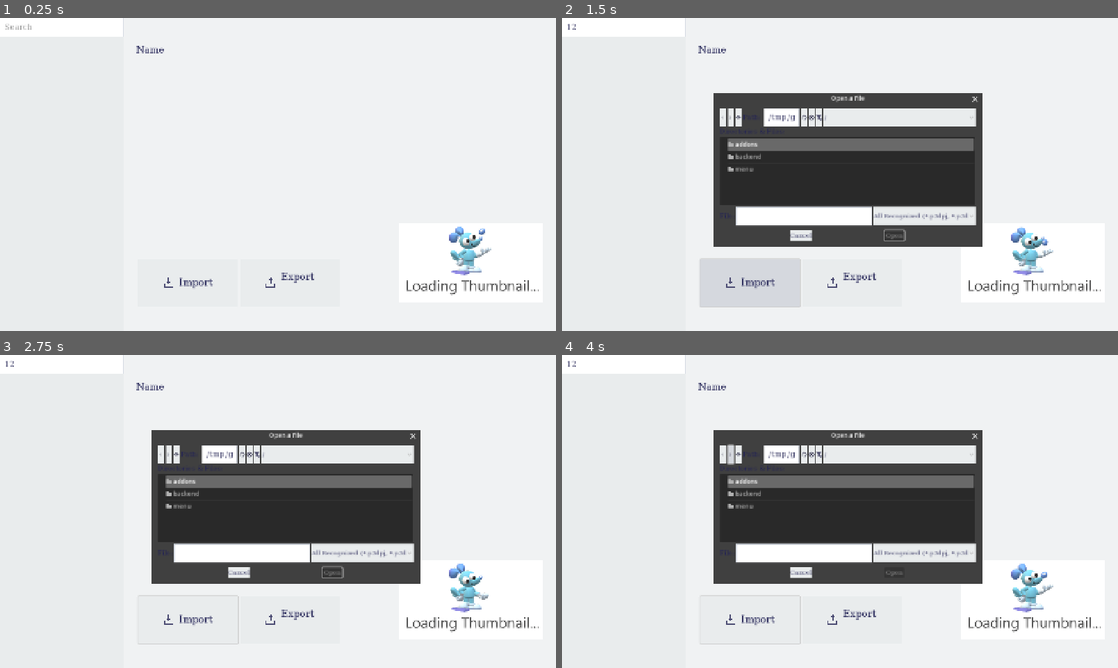
Above: before the commit, frames 1-4 (two rows, left to right).
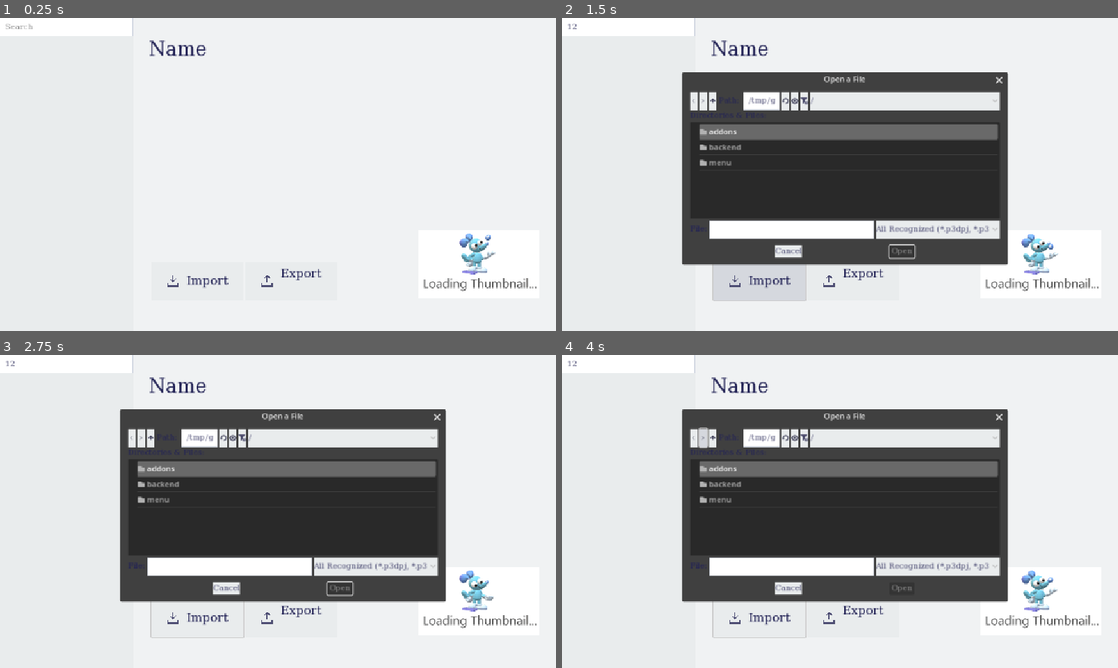
Above: after the commit, the same moments.

Repository: silkycell/Paint-3D-Project-Manager
Game: Godot game, scene res://menu/projects/projects_menu.tscn
Same seed, same stepped clock (60 frames per second), same inputs: the game is played once before the commit and once after it.
Inputs (mouse positions are in pixels of both pictures, inside the frame that each line leads up to; where the layout moved, square brackets give the same spot in the first picture):
- Up to frame 1 (0.25 s): no input
- Up to frame 2 (1.5 s): click (623, 27) at 0.52 s; type "12" at 0.6 s; click (751, 280) at 1.27 s
- Up to frame 3 (2.75 s): click (289, 617) at 2.02 s
- Up to frame 4 (4 s): click (701, 436) [728, 455] at 2.75 s; click (701, 436) [728, 455] at 3.5 s

The runs differ from the first frame. In frame 1, 1.9% of the frame differs, in the area x 1-97%, y 0-89%; in frame 2, 27%, in the area x 1-97%, y 0-93%; in frame 3, 26%; in frame 4, 26%.

Commit message:
resize elements (TBE)

Diff:
--- a/menu/menu_theme.tres
+++ b/menu/menu_theme.tres
@@ -25,6 +25,9 @@
 subpixel_positioning = 0
 
 [sub_resource type="StyleBoxFlat" id="StyleBoxFlat_1s66k"]
+content_margin_left = 10.0
+content_margin_top = 10.0
+content_margin_bottom = 10.0
 bg_color = Color(1, 1, 1, 1)
 border_width_left = 1
 border_width_top = 1
@@ -33,9 +36,9 @@
 border_color = Color(0, 0.392157, 0.713726, 1)
 
 [sub_resource type="StyleBoxFlat" id="StyleBoxFlat_fdbj6"]
-content_margin_left = 11.0
-content_margin_top = 13.0
-content_margin_bottom = 13.0
+content_margin_left = 10.0
+content_margin_top = 10.0
+content_margin_bottom = 10.0
 bg_color = Color(1, 1, 1, 1)
 border_width_left = 1
 border_width_top = 1
@@ -59,11 +62,11 @@
 bg_color = Color(0.360784, 0.364706, 0.364706, 1)
 
 [sub_resource type="StyleBoxFlat" id="StyleBoxFlat_ru6kh"]
-content_margin_left = 10.0
+content_margin_left = 8.0
 bg_color = Color(0.913725, 0.92549, 0.929412, 1)
 
 [sub_resource type="StyleBoxFlat" id="StyleBoxFlat_jt6ag"]
-content_margin_left = 10.0
+content_margin_left = 8.0
 bg_color = Color(0.768851, 0.798469, 0.808314, 1)
 
 [resource]
@@ -79,14 +82,14 @@
 Fonts/fonts/normal = SubResource("SystemFont_fvwaa")
 HeaderLarge/font_sizes/font_size = 24
 Label/colors/font_color = Color(0.133333, 0.133333, 0.333333, 1)
-Label/font_sizes/font_size = 17
+Label/font_sizes/font_size = 16
 Label/fonts/font = SubResource("SystemFont_fvwaa")
 LineEdit/colors/caret_color = Color(0, 0, 0, 1)
 LineEdit/colors/font_color = Color(0.301961, 0.301961, 0.454902, 1)
 LineEdit/colors/font_placeholder_color = Color(0, 0, 0, 0.411765)
 LineEdit/colors/font_selected_color = Color(1, 1, 1, 1)
 LineEdit/colors/selection_color = Color(0, 0.470588, 0.831373, 1)
-LineEdit/font_sizes/font_size = 20
+LineEdit/font_sizes/font_size = 16
 LineEdit/fonts/font = SubResource("SystemFont_jvjep")
 LineEdit/styles/focus = SubResource("StyleBoxFlat_1s66k")
 LineEdit/styles/normal = SubResource("StyleBoxFlat_fdbj6")
--- a/menu/projects/project_button.tscn
+++ b/menu/projects/project_button.tscn
@@ -4,12 +4,12 @@
 [ext_resource type="Texture2D" uid="uid://b4p7o2hqgvb13" path="res://menu/projects/thumbnail_loading.tres" id="2_hjql8"]
 
 [node name="ProjectButton" type="Button" node_paths=PackedStringArray("label", "thumbnail")]
-custom_minimum_size = Vector2(232, 70)
+custom_minimum_size = Vector2(185.6, 56)
 anchors_preset = -1
-anchor_right = 0.201
-anchor_bottom = 0.108
-offset_right = 0.447998
-offset_bottom = 0.0159988
+anchor_right = 0.161
+anchor_bottom = 0.086
+offset_right = 0.527985
+offset_bottom = 0.271999
 theme_type_variation = &"FlatButton"
 clip_text = true
 script = ExtResource("1_ocnbv")
@@ -29,6 +29,7 @@
 offset_bottom = 0.0239944
 grow_horizontal = 2
 grow_vertical = 2
+theme_override_font_sizes/font_size = 15
 text = "wwwwwwwwwwwwwwwwwwwwww"
 horizontal_alignment = 1
 vertical_alignment = 1
--- a/menu/projects/projects_menu.tscn
+++ b/menu/projects/projects_menu.tscn
@@ -37,6 +37,7 @@
 theme_override_constants/separation = 0
 
 [node name="ProjectsList" type="VBoxContainer" parent="HBoxContainer"]
+custom_minimum_size = Vector2(275, 0)
 layout_mode = 2
 theme_override_constants/separation = 0
 
@@ -49,7 +50,6 @@
 
 [node name="ProjectsListContainer" type="ScrollContainer" parent="HBoxContainer/ProjectsList"]
 unique_name_in_owner = true
-custom_minimum_size = Vector2(319, 0)
 layout_mode = 2
 size_flags_vertical = 3
 theme = SubResource("Theme_txxj5")
@@ -79,6 +79,7 @@
 offset_right = -0.186035
 offset_bottom = -0.248001
 theme_type_variation = &"HeaderLarge"
+theme_override_font_sizes/font_size = 40
 text = "Name"
 vertical_alignment = 1
 autowrap_mode = 3
@@ -87,12 +88,12 @@
 [node name="Buttons" type="HBoxContainer" parent="HBoxContainer/ProjectPanel"]
 layout_mode = 1
 anchors_preset = -1
-anchor_top = 0.769
-anchor_right = 0.5
+anchor_top = 0.779
+anchor_right = 0.484
 anchor_bottom = 1.0
 offset_left = 38.0
-offset_top = -0.312042
-offset_right = 0.5
+offset_top = 0.207977
+offset_right = -0.14801
 offset_bottom = -64.0
 
 [node name="ImportButton" type="Button" parent="HBoxContainer/ProjectPanel/Buttons"]
@@ -158,15 +159,89 @@
 horizontal_alignment = 1
 vertical_alignment = 1
 
+[node name="Buttons2" type="HBoxContainer" parent="HBoxContainer/ProjectPanel"]
+layout_mode = 1
+anchors_preset = -1
+anchor_top = 0.779
+anchor_right = 0.484
+anchor_bottom = 1.0
+offset_left = 38.0
+offset_top = 0.207977
+offset_right = -0.14801
+offset_bottom = -64.0
+
+[node name="ImportButton" type="Button" parent="HBoxContainer/ProjectPanel/Buttons2"]
+layout_mode = 2
+size_flags_horizontal = 3
+theme = ExtResource("1_ti7wl")
+script = ExtResource("3_hxtem")
+
+[node name="HBoxContainer" type="HBoxContainer" parent="HBoxContainer/ProjectPanel/Buttons2/ImportButton"]
+layout_mode = 1
+anchors_preset = 15
+anchor_right = 1.0
+anchor_bottom = 1.0
+grow_horizontal = 2
+grow_vertical = 2
+theme_override_constants/separation = 15
+alignment = 1
+
+[node name="Icon" type="TextureRect" parent="HBoxContainer/ProjectPanel/Buttons2/ImportButton/HBoxContainer"]
+custom_minimum_size = Vector2(25, 0)
+layout_mode = 2
+texture = ExtResource("5_b8a6r")
+expand_mode = 1
+stretch_mode = 5
+
+[node name="Label" type="Label" parent="HBoxContainer/ProjectPanel/Buttons2/ImportButton/HBoxContainer"]
+layout_mode = 2
+theme = ExtResource("1_ti7wl")
+theme_override_font_sizes/font_size = 25
+text = "Import"
+horizontal_alignment = 1
+vertical_alignment = 1
+
+[node name="ExportButton" type="Button" parent="HBoxContainer/ProjectPanel/Buttons2"]
+layout_mode = 2
+size_flags_horizontal = 3
+theme = ExtResource("1_ti7wl")
+script = ExtResource("3_ijuv3")
+
+[node name="HBoxContainer" type="HBoxContainer" parent="HBoxContainer/ProjectPanel/Buttons2/ExportButton"]
+layout_mode = 1
+anchors_preset = 15
+anchor_right = 1.0
+anchor_bottom = 1.0
+grow_horizontal = 2
+grow_vertical = 2
+theme_override_constants/separation = 15
+alignment = 1
+
+[node name="Icon" type="TextureRect" parent="HBoxContainer/ProjectPanel/Buttons2/ExportButton/HBoxContainer"]
+custom_minimum_size = Vector2(25, 0)
+layout_mode = 2
+texture = ExtResource("8_e514j")
+expand_mode = 1
+stretch_mode = 5
+
+[node name="Label" type="Label" parent="HBoxContainer/ProjectPanel/Buttons2/ExportButton/HBoxContainer"]
+layout_mode = 2
+theme = ExtResource("1_ti7wl")
+theme_override_font_sizes/font_size = 25
+text = "Export
+"
+horizontal_alignment = 1
+vertical_alignment = 1
+
 [node name="Thumbnail" type="TextureRect" parent="HBoxContainer/ProjectPanel"]
 layout_mode = 1
 anchors_preset = -1
-anchor_left = 0.637
-anchor_top = 0.644
-anchor_right = 1.0
-anchor_bottom = 1.0
-offset_left = 0.240967
-offset_top = -0.312042
+anchor_left = 0.672
+anchor_top = 0.671
+anchor_right = 1.0
+anchor_bottom = 1.0
+offset_left = 0.215942
+offset_top = 0.191986
 offset_right = -35.0
 offset_bottom = -66.0
 grow_horizontal = 2
@@ -250,5 +325,7 @@
 [connection signal="text_changed" from="HBoxContainer/ProjectsList/SearchBar" to="HBoxContainer/ProjectsList/SearchBar" method="_on_text_changed"]
 [connection signal="pressed" from="HBoxContainer/ProjectPanel/Buttons/ImportButton" to="HBoxContainer/ProjectPanel/Buttons/ImportButton" method="_on_pressed"]
 [connection signal="pressed" from="HBoxContainer/ProjectPanel/Buttons/ExportButton" to="HBoxContainer/ProjectPanel/Buttons/ExportButton" method="_on_pressed"]
+[connection signal="pressed" from="HBoxContainer/ProjectPanel/Buttons2/ImportButton" to="HBoxContainer/ProjectPanel/Buttons2/ImportButton" method="_on_pressed"]
+[connection signal="pressed" from="HBoxContainer/ProjectPanel/Buttons2/ExportButton" to="HBoxContainer/ProjectPanel/Buttons2/ExportButton" method="_on_pressed"]
 [connection signal="file_selected" from="ExportHandler/ExportDialog" to="ExportHandler" method="_on_export_dialog_file_selected"]
 [connection signal="file_selected" from="ImportHandler/ImportDialog" to="ImportHandler" method="_on_import_dialog_file_selected"]
--- a/project.godot
+++ b/project.godot
@@ -29,5 +29,4 @@
 window/subwindows/embed_subwindows=false
 window/stretch/mode="canvas_items"
 window/stretch/aspect="expand"
-window/stretch/scale=0.8
 window/vsync/vsync_mode=0
